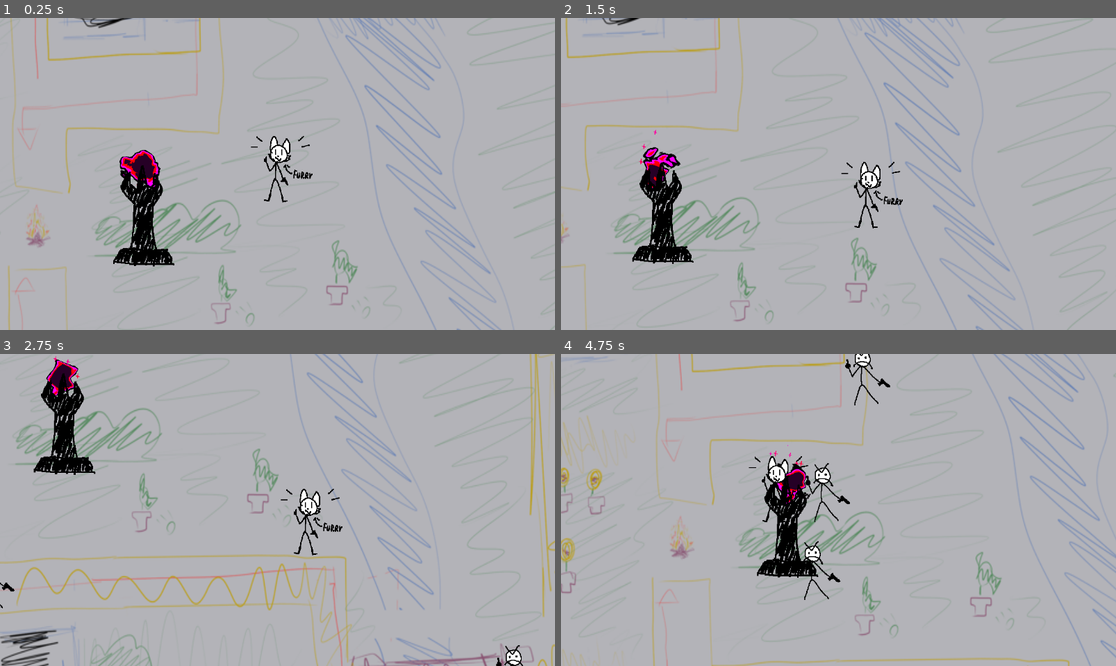
Above: before the commit, frames 1-4 (two rows, left to right).
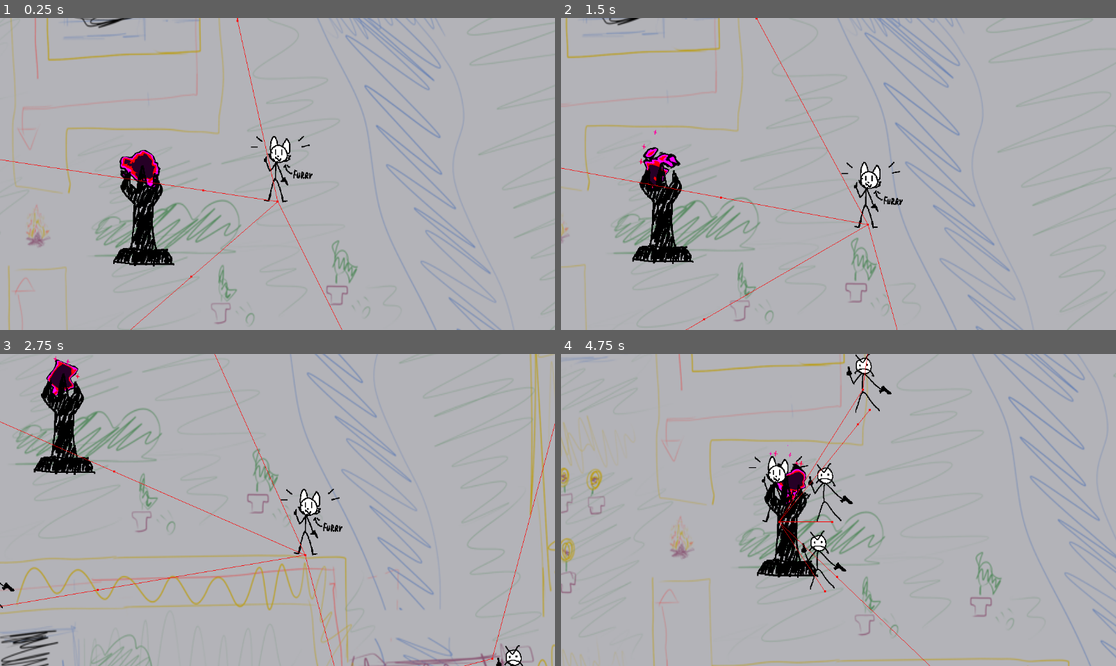
Above: after the commit, the same moments.

Repository: ndvrxd/cultism
Game: Godot game, scene res://scenes/world.tscn
The game is run twice, just before and just after one commit, with the same random seed, the same clock (stepped at 60 frames per second) and the same inputs.
Inputs:
- Up to frame 1 (0.25 s): no input
- Up to frame 2 (1.5 s): hold D (right) 0.53-1.28 s; hold S (down) from 1.28 s (still down)
- Up to frame 3 (2.75 s): release S (down) at 2.03 s; hold D (right) from 2.03 s (still down)
- Up to frame 4 (4.75 s): release D (right) at 2.78 s; hold W (up) 2.78-3.53 s; hold A (left) from 3.53 s (still down)

The runs differ from the first frame. In frame 1, 0.4% of the frame differs, in the area x 0-62%, y 0-100%; in frame 2, 0.4%; in frame 3, 0.6%; in frame 4, 1.6%, in the area x 39-67%, y 0-100%.

Commit message:
reduced enemy collision shape
optimized fix for enemies getting stuck (sorta (temporary))

Diff:
--- a/cult-game-version-0.1/objects/enemy.tscn
+++ b/cult-game-version-0.1/objects/enemy.tscn
@@ -4,7 +4,7 @@
 [ext_resource type="Texture2D" uid="uid://6i8qff0kq7ei" path="res://art/enemy ph.png" id="2_xabwo"]
 
 [sub_resource type="CircleShape2D" id="CircleShape2D_34l8v"]
-radius = 41.0122
+radius = 19.0
 
 [node name="enemy" type="CharacterBody2D" node_paths=PackedStringArray("navAgent")]
 y_sort_enabled = true
@@ -31,3 +31,4 @@
 debug_color = Color(0.772432, 0.263693, 0.879854, 0.42)
 
 [node name="NavigationAgent2D" type="NavigationAgent2D" parent="."]
+debug_enabled = true
Not shown: 1 places in cult-game-version-0.1/objects/test_effigy.tscn that only renumber resources
Not shown: 1 places in cult-game-version-0.1/shaders/effigy_flame.tres that only renumber resources
